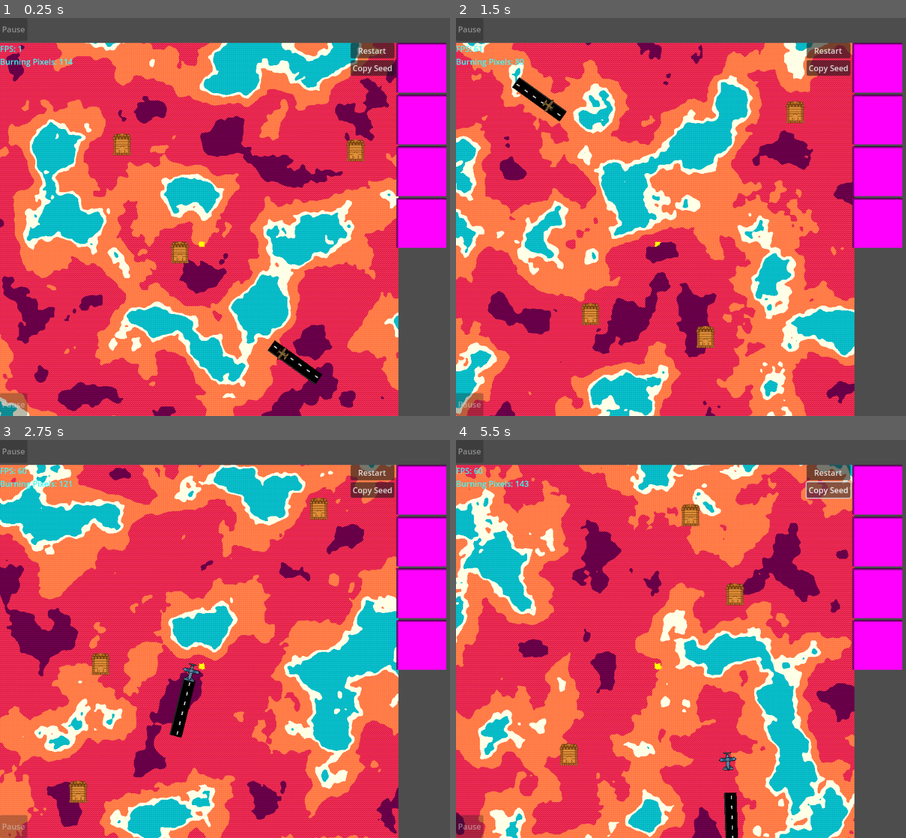
Above: before the commit, frames 1-4 (two rows, left to right).
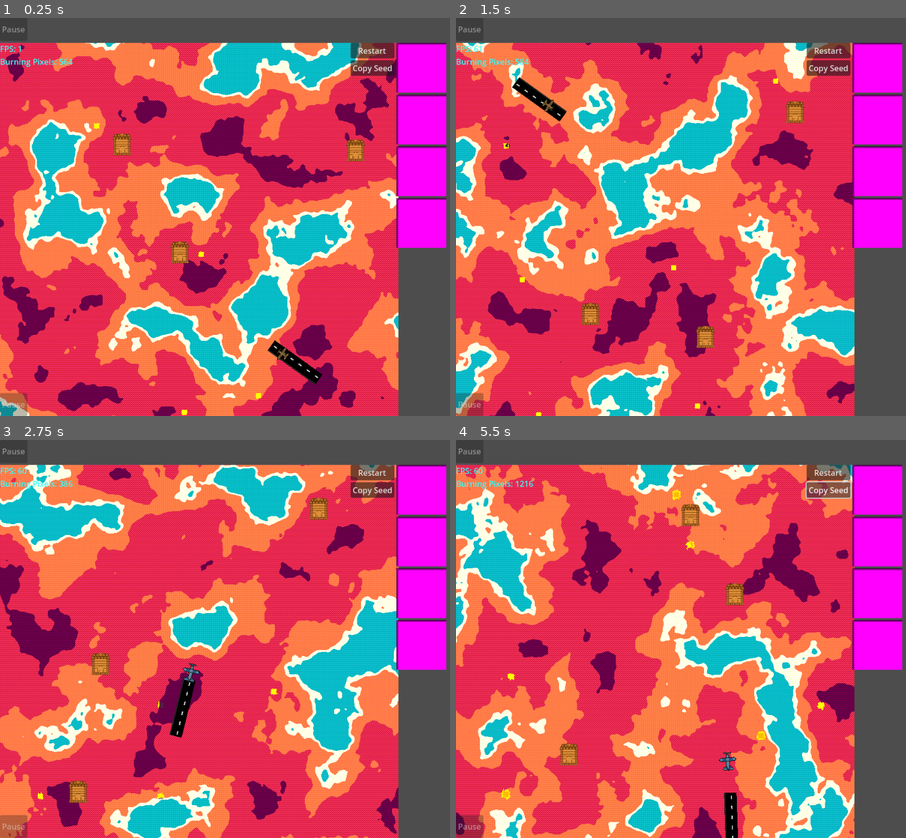
Above: after the commit, the same moments.

Repository: Levartar/2025-Brackeys-Game-Jam
Game: Godot game, scene res://scenes/game.tscn
Same seed, same stepped clock (60 frames per second), same inputs: the game is played once before the commit and once after it.
Inputs (mouse positions are in pixels of both pictures, inside the frame that each line leads up to):
- Up to frame 1 (0.25 s): no input
- Up to frame 2 (1.5 s): click "Restart" at 0.5 s; click "Restart" at 1.25 s
- Up to frame 3 (2.75 s): click "Restart" at 2 s
- Up to frame 4 (5.5 s): click (879, 487) at 2.75 s; click (879, 487) at 3.5 s; click (879, 487) at 4.25 s; click "Copy Seed" at 5 s

The runs differ from the first frame. In frame 1, 0.1% of the frame differs, in the area x 13-59%, y 10-100%; in frame 2, 0.1%; in frame 3, 0.1%; in frame 4, 0.3%, in the area x 9-82%, y 10-91%.

Commit message:
implemented logic to spawn multiple fires at random positions

Diff:
--- a/scenes/game.tscn
+++ b/scenes/game.tscn
@@ -62,6 +62,8 @@
 [node name="Terrain" parent="CanvasLayer/VBoxContainer/HBoxContainer/MapContainer/Flight Sim" index="1"]
 water_longevity = 1.0
 water_fade_steps = 100.0
+fire_num_min = 3
+fire_num_max = 7
 
 [node name="MapButtons" type="VBoxContainer" parent="CanvasLayer/VBoxContainer/HBoxContainer"]
 layout_mode = 2
--- a/scripts/fire_starter.gd
+++ b/scripts/fire_starter.gd
@@ -35,6 +35,11 @@
 @export var water_fade_steps: float = 4
 var water_pixels = {} # Dictionary: Vector2i -> alpha_value
 var water_pixel_keys = []
+
+@export var fires_num_min: int = 2
+@export var fires_num_max: int = 7
+@export var fires_min_distance: int = 100
+@export var fires_border_margin: int = 50
 
 func _ready():
   # Create images
@@ -69,7 +74,33 @@
   fire_rect.texture = fire_tex
   water_rect.texture = water_tex
 
-  ignite_area(Rect2i(Vector2i(TEX_SIZE.x / 2, TEX_SIZE.y / 2), Vector2i(10, 10)))
+  # Spawn fires
+  var all_fire_pos: Array[Vector2i] = []
+  var max_tries: int = 1000
+  for i in randi_range(fires_num_min, fires_num_max):
+    var new_pos = null
+    var too_close_to_others: bool = false
+    var num_tries: int = 0
+    var aborted: bool = false
+    while new_pos == null or is_position_in_waters(new_pos) or too_close_to_others:
+      var new_pos_x: int = randi_range(fires_border_margin, TEX_SIZE.x - fires_border_margin)
+      var new_pos_y: int = randi_range(fires_border_margin, TEX_SIZE.y - fires_border_margin)
+      new_pos = Vector2i(new_pos_x, new_pos_y)
+      for j in range(all_fire_pos.size()):
+        if new_pos.distance_to(all_fire_pos[j]) < fires_min_distance:
+          too_close_to_others = true
+      num_tries += 1
+      if num_tries >= max_tries:
+        print("Didn't find suitable spot to start fire within " + str(num_tries) + " tries.")
+        aborted = true
+        max_tries *= 2 # increase number to reduce chance of another fire not spawning
+        break
+    if not aborted:
+      ignite_area(Rect2i(new_pos, Vector2i(10, 10)))
+      all_fire_pos.append(new_pos)
+      print("Started fire at ", new_pos) # test
+
+  # Play fire SFX
   audio_player = $AudioStreamPlayer2D
   audio_player.play()
 
